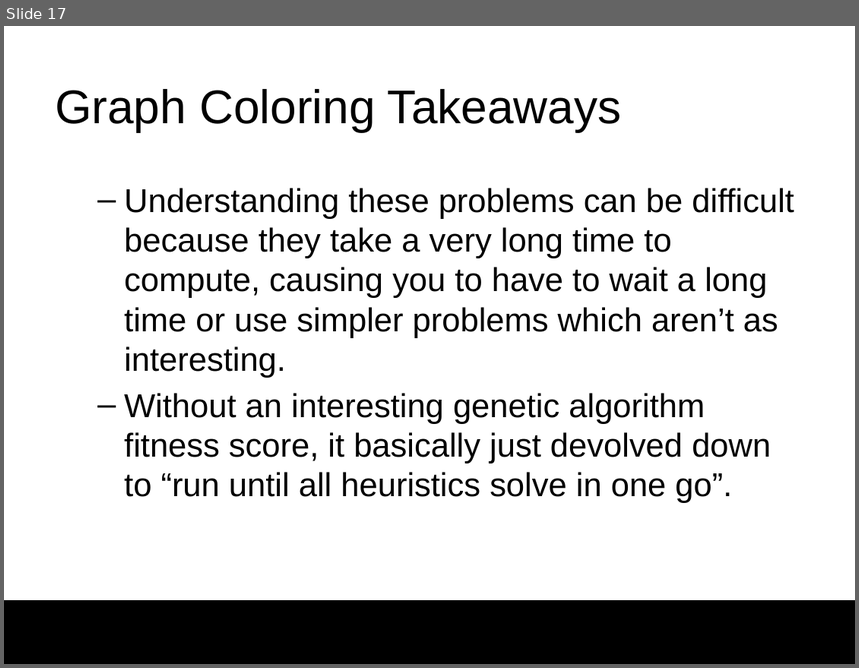
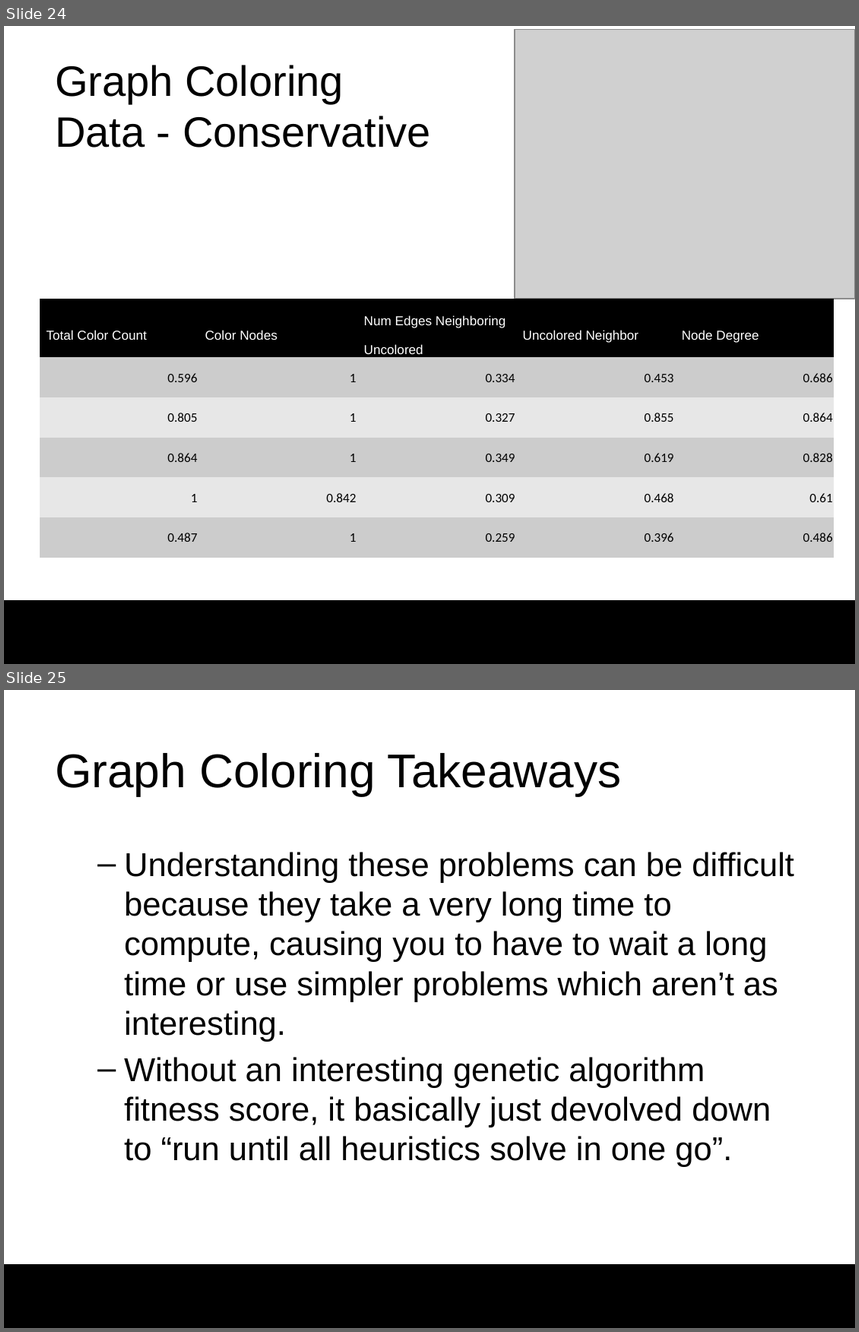
Before and after one commit to darrare/MS-Thesis, a slide deck: Documentation/Presentation.pptx. Shown one above the other, each under a label of ours: slide 17 before the commit, slides 24 and 25 after it. The pictures are 859x668 and 859x1332 pixels, drawn with LibreOffice and Linux fonts; fonts in the diff are those of the drawing; grey boxes stand for pictures; background and template pictures are left out. Boxes give left, top, right and bottom in pixels: in the first picture for what was removed or moved away, otherwise in the second. Text is boxed around its words. In the diff, an @@ line names an element or a change of style, - is before the commit and + after.

```diff
--- a/Documentation/Presentation.pptx
+++ b/Documentation/Presentation.pptx
@@ slide 24 added at <box>4,26,855,664</box>, background #FFFFFF; not listed: 1 template element that a slide beside it also shows @@
@@ picture added at <box>515,29,855,298</box> @@
@@ title added at <box>55,65,431,148</box>, 36 pt, text #000000 @@
+Graph Coloring Data - Conservative
@@ table added at <box>40,300,835,563</box>, 6 rows, 5 columns @@
+Total Color Count | Color Nodes | Num Edges Neighboring Uncolored | Uncolored Neighbor | Node Degree
+0.596 | 1 | 0.334 | 0.453 | 0.686
+0.805 | 1 | 0.327 | 0.855 | 0.864
+0.864 | 1 | 0.349 | 0.619 | 0.828
+1 | 0.842 | 0.309 | 0.468 | 0.61
+0.487 | 1 | 0.259 | 0.396 | 0.486
@@ what was slide 17 is now slide 25 @@
```
Also in this commit, not shown: 12 slides changed, 15 other slides added, 1 slide removed, 2 other files.
